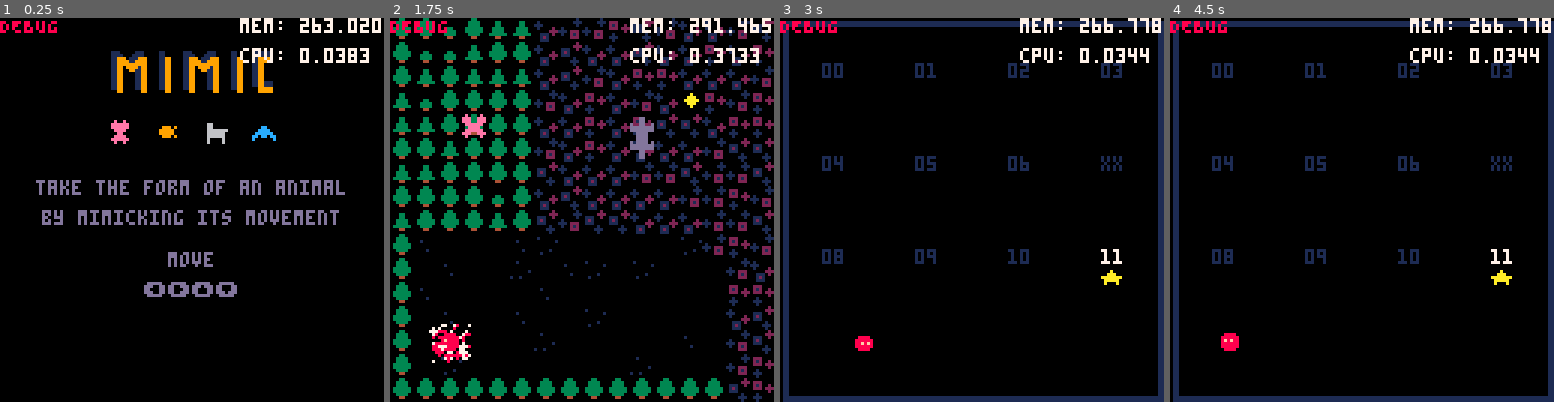
Above: before the commit, frames 1-4 (left to right).
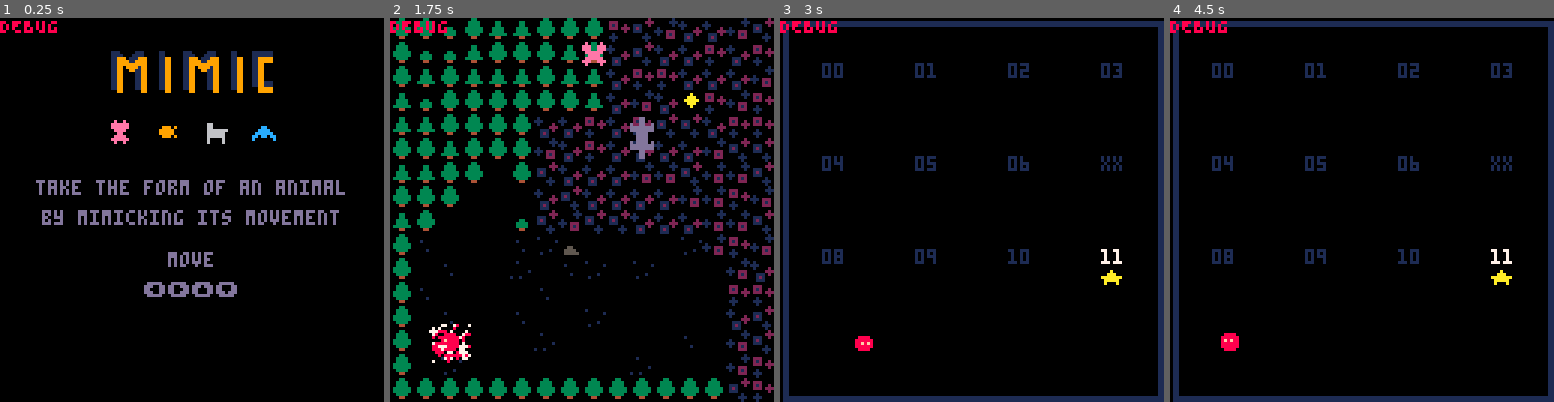
Above: after the commit, the same moments.

Repository: sourencho/mimic
Game: PICO-8 cartridge mimic.p8
Two runs of this game, one before a commit and one after it. Both use one fixed random seed, a clock stepped at 60 frames per second and the inputs below.
Inputs:
- Up to frame 1 (0.25 s): no input
- Up to frame 2 (1.75 s): tap O (Z key) at 0.33, 0.7, 1.43 s; tap X (X key) at 1.07 s
- Up to frame 3 (3 s): hold Left 1.97-2.37 s; tap X (X key) at 2.07, 2.4, 2.73 s; tap O (Z key) at 2.22 s; hold Down 2.42-2.82 s; hold Right from 2.87 s (still down)
- Up to frame 4 (4.5 s): tap X (X key) every 0.33 s from 3.07 to 4.4 s; tap O (Z key) at 3.1, 3.98 s; release Right at 3.53 s; hold Up 3.58-4.08 s; hold Right from 4.13 s (still down)

The runs differ from the first frame. In frame 1, 1.2% of the frame differs, in the area x 62-100%, y 0-12%; in frame 2, 5.2%, in the area x 13-100%, y 0-62%; in frame 3, 1.1%; in frame 4, 1.1%.

Commit message:
Add collision code and make pushing work with miltitile monsters

Diff:
--- a/mimic.p8
+++ b/mimic.p8
@@ -25,7 +25,7 @@
 level_size = 16
 
 debug_mode = true
-SHOW_STATS = true
+SHOW_STATS = false
 debug = "DEBUG\n"
 
 -- spr numbers 2x2 matrix to support large sprites
@@ -150,7 +150,7 @@
         spr_n = llama_spr,
         pattern = {UP, UP, LEFT, RIGHT , DOWN, DOWN},
         move_abilities = {teru},
-        push_abilities = {},
+        push_abilities = {tree_small, rock_small},
         display_name = "ラマ",
         shape = {1, 2}
     }
@@ -439,15 +439,23 @@
 
     -- For all tile types, check if this tile is of that type and actor has ability to move
     if level_dynamic_tiles[x][y].spr != ground_spr then
-        for t in all(dynamic_tiles) do
-            if(is_dynamic_tile(t, x, y) and has_move_ability(a,t)) then
-                return true
-            end
-        end
-        return false
-    end
+        return valid_move_dynamic(x, y, a)
+    end
+    return valid_move_static(x, y, a)
+end
+
+function valid_move_static(x, y, a)
     for t in all(static_tiles) do
         if(is_static_tile(t, x, y) and has_move_ability(a,t)) then
+            return true
+        end
+    end
+    return false
+end
+
+function valid_move_dynamic(x, y, a)
+    for t in all(dynamic_tiles) do
+        if(is_dynamic_tile(t, x, y) and has_move_ability(a,t)) then
             return true
         end
     end
@@ -605,8 +613,12 @@
 
         -- push
         if is_player(a) then
-            if can_push(new_x, new_y, a) then
-                maybe_push(new_x, new_y, a.dx, a.dy)
+            for r=0,a.shape[2]-1 do
+                for c=0,a.shape[1]-1 do
+                    if can_push(new_x+c, new_y+r, a) and valid_move_static(new_x, new_y, a) then
+                        maybe_push(new_x+c, new_y+r, a.dx, a.dy)
+                    end
+                end
             end
         end
 
@@ -1142,7 +1154,8 @@
 -- heart pops up when you meet an animal
 function overlap_effects()
     for a in all(actors) do
-        if (not is_player(a)) and (pl.x == a.x and pl.y == a.y) then
+        if (not is_player(a)) and
+           collides(get_body(pl), get_body(a)) then
             local frame_len = #a.pattern - 1
             local end_tick = game.tick + (4 * frame_len)
             local heart = {
@@ -1413,6 +1426,29 @@
         end
         print(explain_txt_tiles, hcenter(explain_txt_tiles), vcenter(explain_txt_tiles) + 16, 7)
     end
+end
+
+-->8
+-- collision
+
+-- body = {
+--    pos = {col,row}
+--    shape = {width, height}
+-- }
+
+function get_body(a)
+    return {pos={a.x, a.y}, shape=a.shape}
+end
+
+-- where a and b are body
+function collides(a, b)
+    if a.pos[1] <= b.pos[1] + b.shape[1]-1 and
+       a.pos[1] + a.shape[1]-1 >= b.pos[1] and
+       a.pos[2] <= b.pos[2] + b.shape[2]-1 and
+       a.pos[2] + a.shape[2]-1 >= b.pos[2] then
+        return true
+    end
+    return false
 end
 
 -->8
@@ -1629,25 +1665,25 @@
 000000001001000010000000000000000000000000000000000000000ccccccccccccccccccccccc0cccccc00cccccc000000000000000000000000000000000
 000000000000000000000001000000000000000000000000000000000cccccc000000000000000000cccccc00cccccc000000000000000000000000000000000
 05151505051505750606060615151515000000000000000000000000000000002714141414142414141404141424141400000000000000000000000000000000
-0606261616160605053437373735373500000000000000000000000000000000060626061616f4f5f5e4e5f5f4f4f5e500000000000000000000000000000000
+0606261616160605053437373735373500000000000000000000000000000000060626061616060606e4e5f5f4f4f5e500000000000000005100000000000000
 05052414051515751614171415151515000000000000000000000000000000001414140714141414243436342714141400000000000000000000000000000000
-167784848784848484978484c435353500000000007000000000000000000014062626160606f4e5f4f4e5f4f4e4f4e400000000000000000000000000000000
+167784848784848484978484c435353500000000007000000000000000000014062626160606061606f4e5f4f4e4f4e400000000000000000000000000000000
 15151414142514751614260714151515000000000072000000005100000000001417140714141414344644373414141400000000000000000000000000000000
-1675141735350535343505057684943700000000000000000000000000000014061606161616f4e5f5f4e4e4f4f4f4f500000000000000000000000000000000
+1675141735350535343505057684943700000000000000000000000000000014061606161616061616f4e4e4f4f4f4f500000000000000000000000000000000
 05071414141417a71616161414241515000000000000000000000000000000001414141414141436343534363536241400000000000000000000000000000000
-1675073435360515353634470535753700000071000000000000000000000014162606060606f5f4e4f4f5f404e4f5e400000051000000000000000000000000
+1675073435360515353634470535753700000071000000000000000000000014162606060606060616f4f5f404e4f5e400000000000000000000000000000000
 17141427140514751616167484a41515000000000000000000000000000000001414141414143437353634053435341400000000000000007100000000000000
 26b7171436353505050535054736a73700000000000000000000000000000000161606060606f4f4e4f4e4e5e5f4e4e400000000000000000000000000000000
 0614141405050575161616a715151515000000000000000000000000000000001414241414143636343405051546371400000000000000000000000000000000
 1675071706260606150505053436753700000000000000000000000000000000060616060606f5f4e4f4f4f4f4f5e5e500000000000000000000b00000000000
 06141405050505958484849615151515000000000000000000000000000000001714141414363534350515150535343500000000000000000000000000000000
-1675141406060606060605050534751600000000000000000000000000000000161606060606e5f4f4f4f5f5e5f5f5e500000000000000000000000000000000
+1675141406060606060605050534751600000000000000000000000000000000161606061406e5f4f4f4f5f5e5f5f5e500000000000000000000000000000000
 06051515151515752414147515151515000000000000000000000000000000001414141435351515251515151505153400000000000000000000000000000000
-16a7141417161616161606151515751600000000000000000000000000000000060606062606f4e5f4f4f4f4f5f5e4f500000000000000000000000000000000
+16a7141417161616161606151515751600000000000000000000000000000000060606141414f4e5f4f4f4f4f5f5e4f500000000000000000000000000000000
 06071574848484d6141474c605150515000000000000000053000000000000001414141415151515151515151515151500000000000000000000720000000000
-1675061414140606161614251407b72600000000000000000000007200000000160606061606e5f5e5e5f4f4f4f5f5e500000000000000000000000000000000
+1675061414140606161614251407b72600000000000000000000007200000000160614141426e5f5e5e5f4f4f4f5f5e500000000000000000000000000000000
 061515a7060606151424751405171515000000000000000000000000000000001414151515151515152515151505151500000000000000000000000000000000
-167506141414140616141414140675060000000000000000000000000000000006071414140724141414141424f5e4f500000000000000000000000000000000
+167506141414140616141414140675060000000000000000000000000000000006071414140724251414141424f5e4f500000000000000000000000000000000
 061516b4060505050714752414141414000000000000000000000000005000001415151516161515151515161515151500000000000000000000000000000000
 06a70616171414240614141406167516000000000000000000000000000000000614071414171407241424141414f5f400000000000000000000000000000000
 06161616060505051515751514241406000000000000000000000000000000001524261414141616161616161616161600005100000000000000000000000000
